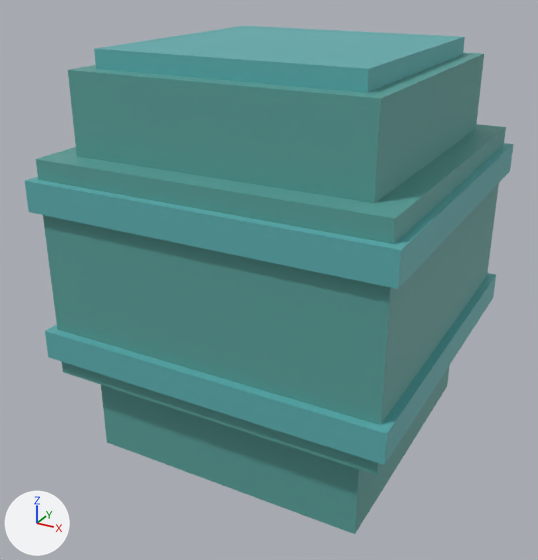
Before and after pictures for a commit that changed the glTF model game/assets/models/barrel.glb.
One viewpoint serves both versions: a camera (50 mm lens) standing at (0.779, -1.52, 1.14) and looking at (-0.028, -0.052, 0.406). Lighting does not change. The marker at lower left points along +X, +Y and +Z. The first picture is the older version. Vertices at exactly the same position are counted once.

Objects in the first picture: 'barrel'.
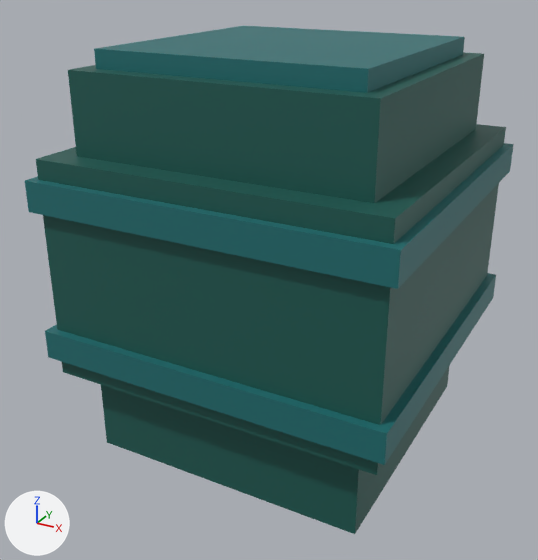
What differs and where, as boxes [x1, y1, x2, y2] in the pictures (538 x 560 px):
part 1 of me_barrel, recoloured (cyan to dark cyan): [25, 26, 514, 534] in both

Diff of the bpy script that builds the scene:
```diff
--- a/game/assets/models/barrel.glb.py
+++ b/game/assets/models/barrel.glb.py
@@ me_barrel @@
 me_barrel.from_pydata(...)  # 48 vertices, 72 faces; spans x -0.42..0.42, y -0.42..0.42, z 0.0..0.96
 # used by ob_barrel; location = (0.0, 0.0, 0.0)
+# me_barrel part 1: 72 faces centred in x -0.42..0.42, y -0.42..0.42, z 0.0..0.96 are repainted in the vertex colours; the middle colour goes from cyan #5ca8a6 to dark cyan #1b6562
 me_barrel.materials.append(mat_defaultmaterial)
```
